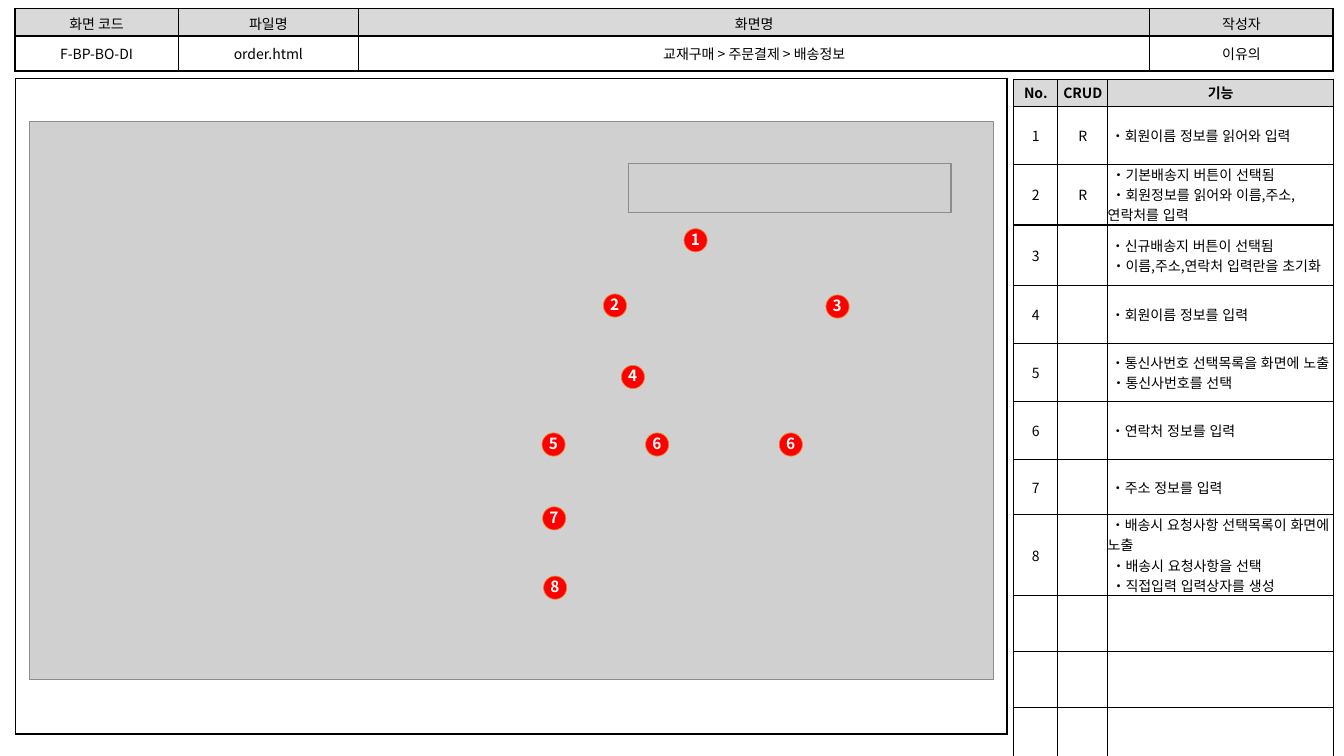
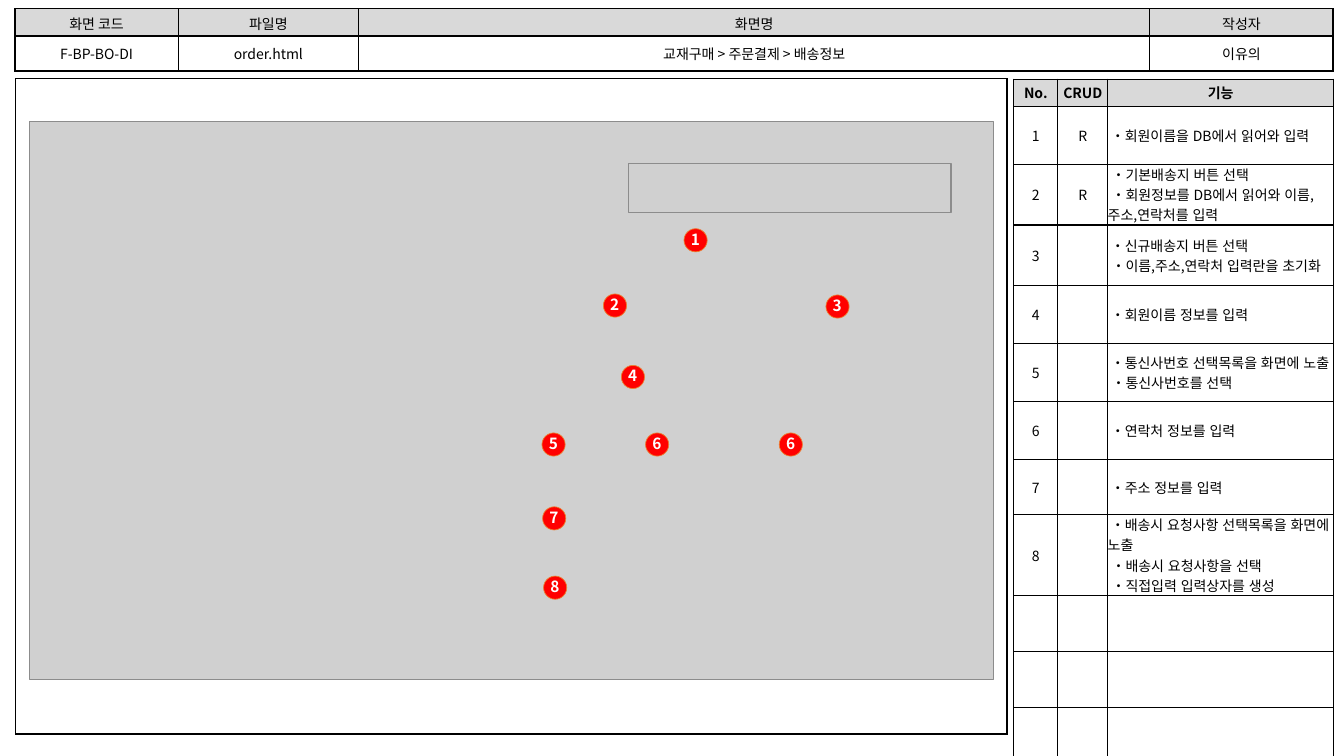
Before and after one commit to index506/cosmo6th_3thGroup, a slide deck: slide 3 of 3rd_Project/Member/Lee/기능,화면,테스트 문서/3th_Project_화면 설계도(이유의).pptx. Drawn at 1344x756 pixels with LibreOffice and Linux fonts; fonts in the diff are those of the drawing; grey boxes stand for pictures. Boxes give left, top, right and bottom in pixels: in the first picture for what was removed or moved away, otherwise in the second. Text is boxed around its words. In the diff, an @@ line names an element or a change of style, - is before the commit and + after.

```diff
--- a/3rd_Project/Member/Lee/기능,화면,테스트 문서/3th_Project_화면 설계도(이유의).pptx
+++ b/3rd_Project/Member/Lee/기능,화면,테스트 문서/3th_Project_화면 설계도(이유의).pptx
@@ table at (1014,80,1335,733) @@
-row 2, column 3: ・회원이름 정보를 읽어와 입력
+row 2, column 3: ・회원이름을 DB에서 읽어와 입력
-row 3, column 3: ・기본배송지 버튼이 선택됨 / ・회원정보를 읽어와 이름,주소,연락처를 입력
+row 3, column 3: ・기본배송지 버튼 선택 / ・회원정보를 DB에서 읽어와 이름,주소,연락처를 입력
-row 4, column 3: ・신규배송지 버튼이 선택됨 / ・이름,주소,연락처 입력란을 초기화
+row 4, column 3: ・신규배송지 버튼 선택 / ・이름,주소,연락처 입력란을 초기화
-row 9, column 3: ・배송시 요청사항 선택목록이 화면에 노출 / ・배송시 요청사항을 선택 / ・직접입력 입력상자를 생성
+row 9, column 3: ・배송시 요청사항 선택목록을 화면에 노출 / ・배송시 요청사항을 선택 / ・직접입력 입력상자를 생성
```
Also in this commit, not shown: 5 other slides changed, 3 other files.
